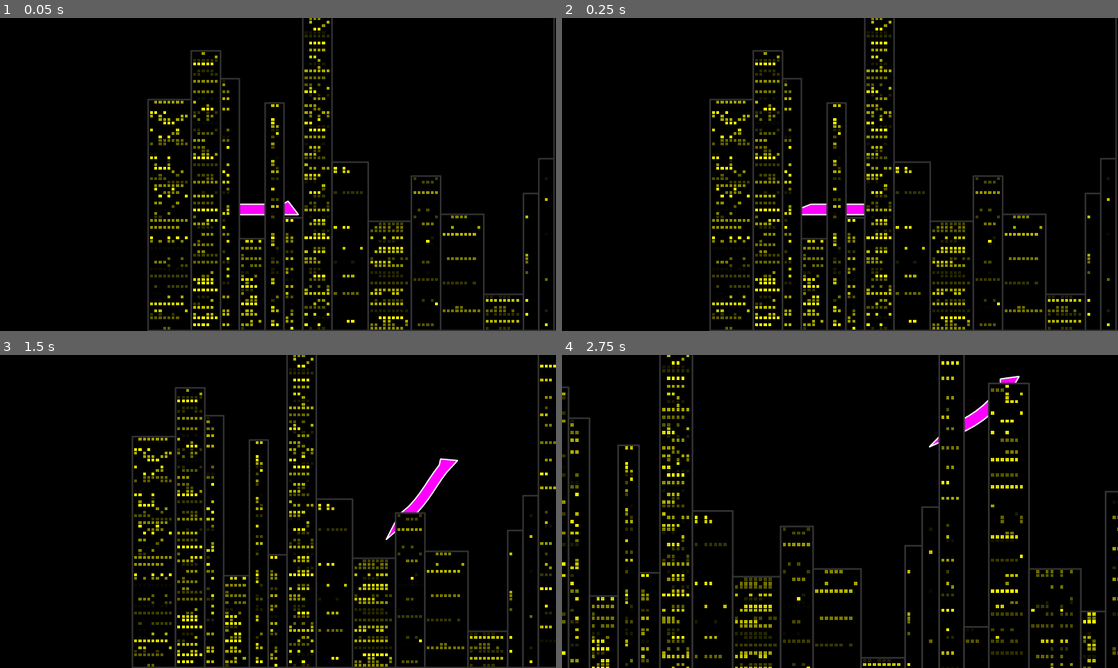
Above: before the commit, frames 1-4 (two rows, left to right).
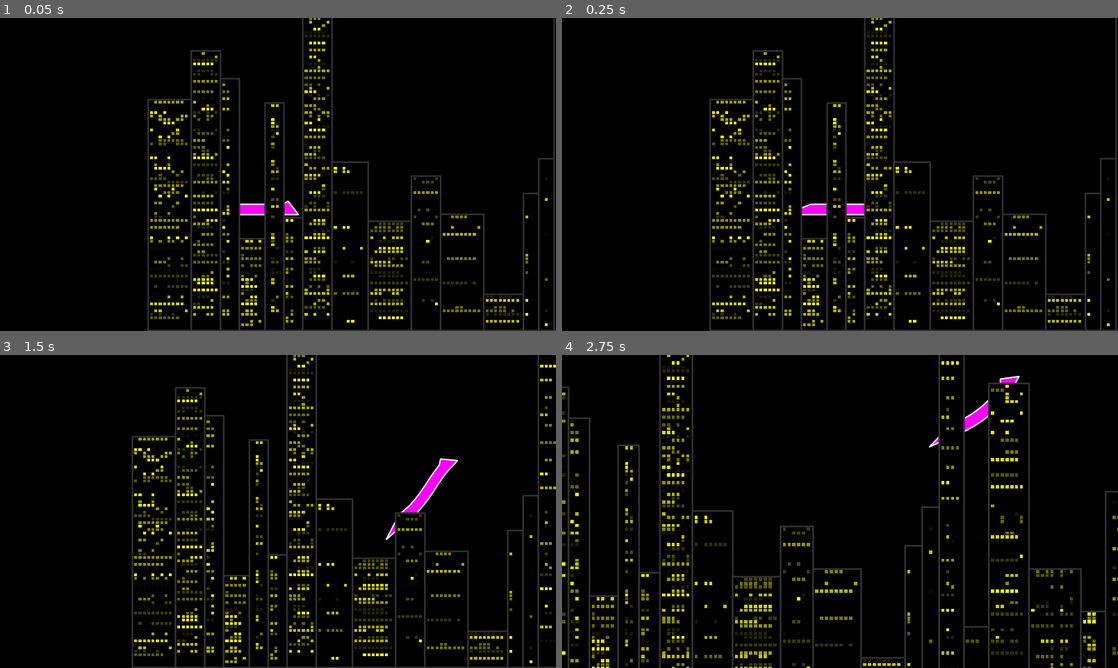
Above: after the commit, the same moments.

Repository: elektito/wyrmsim
Game: Godot game, scene res://World.tscn
Same seed, same stepped clock (60 frames per second), same inputs: the game is played once before the commit and once after it. The engine's default icon, where the game draws it, is replaced by a stand-in: a white triangle on a blue panel in a dark square.
Inputs (mouse positions are in pixels of both pictures, inside the frame that each line leads up to):
- Up to frame 1 (0.05 s): no input
- Up to frame 2 (0.25 s): no input
- Up to frame 3 (1.5 s): move the mouse to (400, 495) at 0.52 s; hold W (up) 0.53-1.28 s; tap N (add_segment) at 0.6 s; move the mouse to (166, 527) at 1.27 s; hold S (down) from 1.28 s (still down); tap D (remove_segment) at 1.35 s
- Up to frame 4 (2.75 s): move the mouse to (895, 442) at 2.02 s; release S (down) at 2.03 s; hold W (up) from 2.03 s (still down); tap Mouse wheel up (zoom_in) at 2.1 s

The runs differ from the first frame. In frame 1, 0.2% of the frame differs, in the area x 29-92%, y 95-100%; in frame 2, 0.2%; in frame 3, 0.2%, in the area x 26-89%, y 95-100%; in frame 4, nothing differs.

Commit message:
Add some empty levels at the bottom of buildings

Diff:
--- a/Building.gd
+++ b/Building.gd
@@ -74,6 +74,14 @@
 			for f in range(floors):
 				windows[f][w] = false
 
+	# empty out one or more rows at the bottom
+	var bottom_rows = 1
+	if floors > 7:
+		bottom_rows = randi() % 4 + 1
+	for i in range(bottom_rows):
+		for w in windows_per_floor:
+			windows[floors - 1 - i][w] = false
+
 	# redraw
 	update()
 
